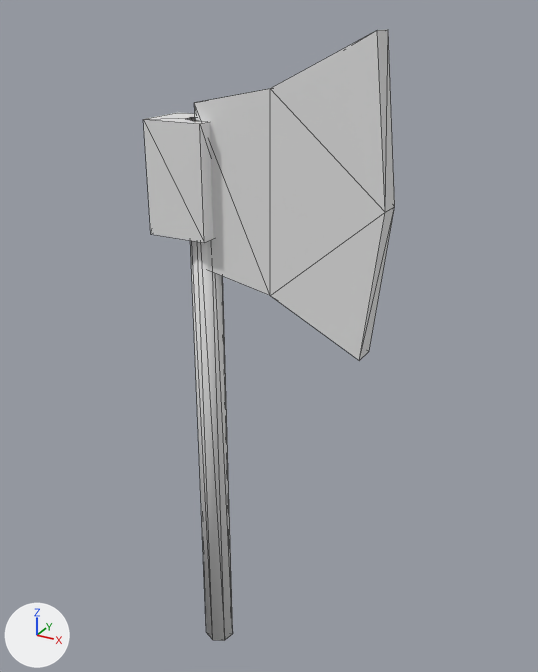
A saved change to the glTF model assets/models/items/copper_axe.glb.
Camera for both pictures: a 50 mm camera at (0.509, -0.762, 0.819) aimed at (0.074, 0.029, 0.424). The lights are fixed; the arrows at lower left show +X, +Y and +Z. The first picture is the older version. Mesh edges are drawn as thin lines. Vertices at exactly the same position are counted once.

Script lines for the objects in view, before the commit:
```python
me_copper_axe_v0 = bpy.data.meshes.new('copper_axe_v0')
me_copper_axe_v0.from_pydata(...)  # 36 vertices, 60 faces; spans x -0.06..0.24, y -0.035..0.035, z -0.1..0.8
# faces by material slot: [24, 36]
me_copper_axe_v0.materials.append(mat_prop_planks)
me_copper_axe_v0.materials.append(mat_prop_copper)
ob_copper_axe_v0 = bpy.data.objects.new('copper_axe_v0', me_copper_axe_v0)
ob_copper_axe_v0.location = (0.0, 0.0, 0.0)
```
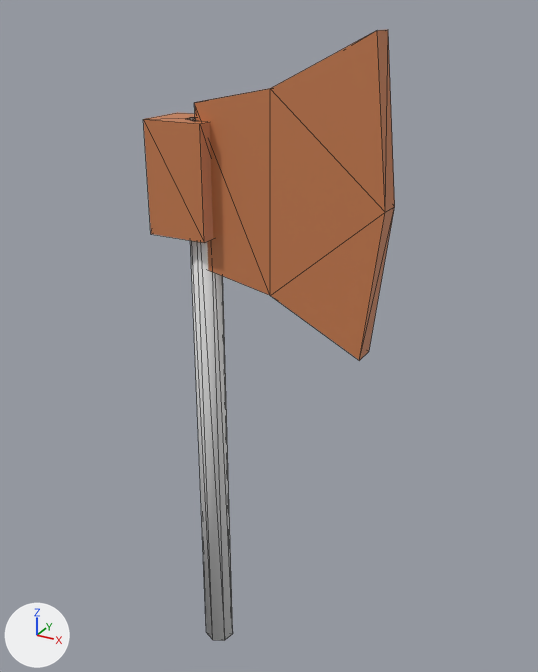
Boxes (x1, y1, x2, y2) around the edits, measured in the pictures (538 x 672 px):
part 1 of me_copper_axe_v0, recoloured (white to orange): (143, 30, 395, 361) in both

The edits, one by one:
me_copper_axe_v0 has 36 vertices, 60 faces and spans x -0.06..0.24, y -0.035..0.035, z -0.1..0.8.
me_copper_axe_v0 is used by ob_copper_axe_v0; location (0.0, 0.0, 0.0).
me_copper_axe_v0 part 1: 36 faces centred in x -0.06..0.233, y -0.035..0.035, z 0.46..0.78 are repainted in the vertex colours; the middle colour goes from white #ffffff to orange #e08c5a.
